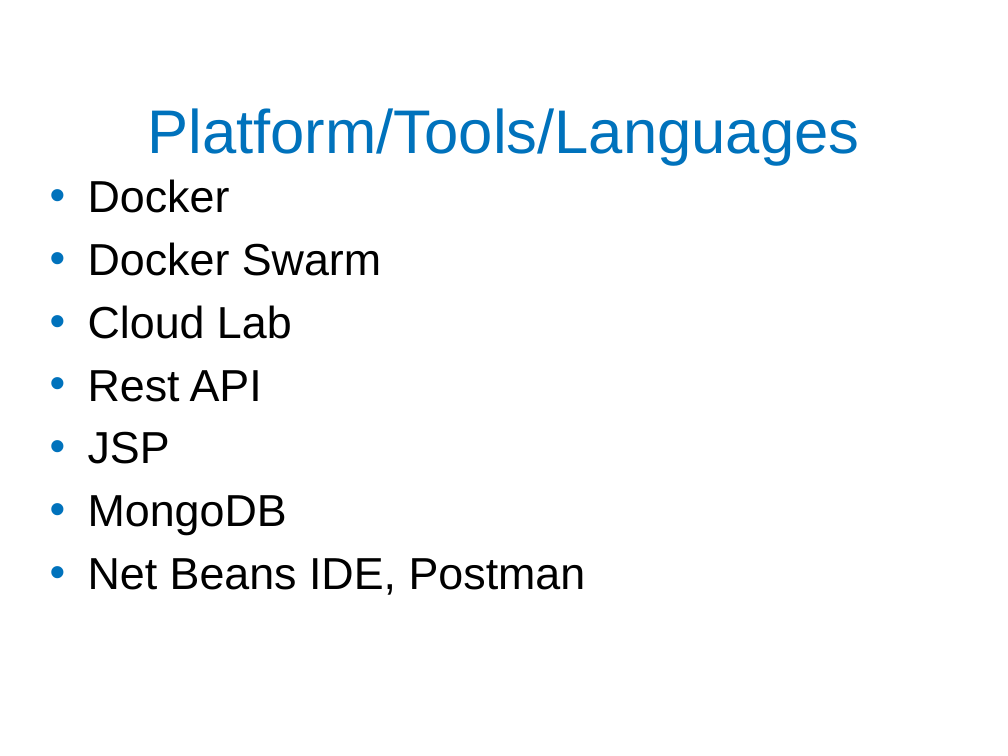
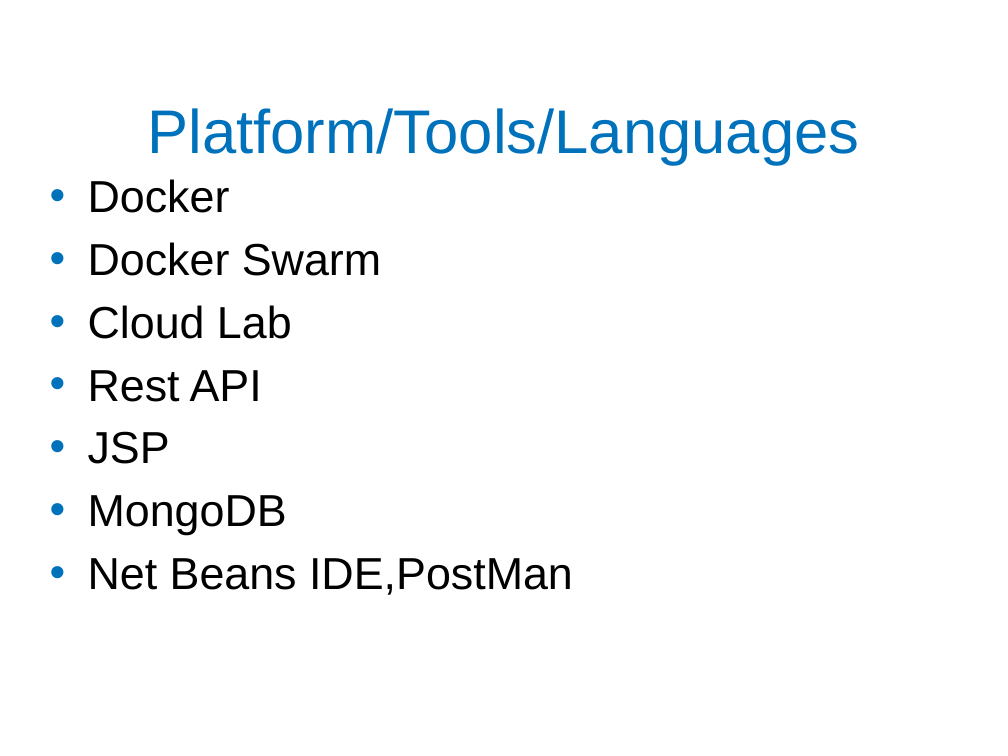
Before and after one commit to rahuldhar123/2019-Fall-CC-Team-5-Building-a-private-cloud, a slide deck: slide 4 of Presentations/Cloud_Computing Project Mid-Progress.pptx. Drawn at 1008x756 pixels with LibreOffice and Linux fonts; fonts in the diff are those of the drawing; background and template pictures are left out. Boxes give left, top, right and bottom in pixels: in the first picture for what was removed or moved away, otherwise in the second. Text is boxed around its words. In the diff, an @@ line names an element or a change of style, - is before the commit and + after.

```diff
--- a/Presentations/Cloud_Computing Project Mid-Progress.pptx
+++ b/Presentations/Cloud_Computing Project Mid-Progress.pptx
@@ text at (88,558,573,595): text changed @@
-• Net Beans IDE, Postman
+• Net Beans IDE,PostMan
```
Also in this commit, not shown: 1 other slide changed, 4 slides added, 6 slides removed.
